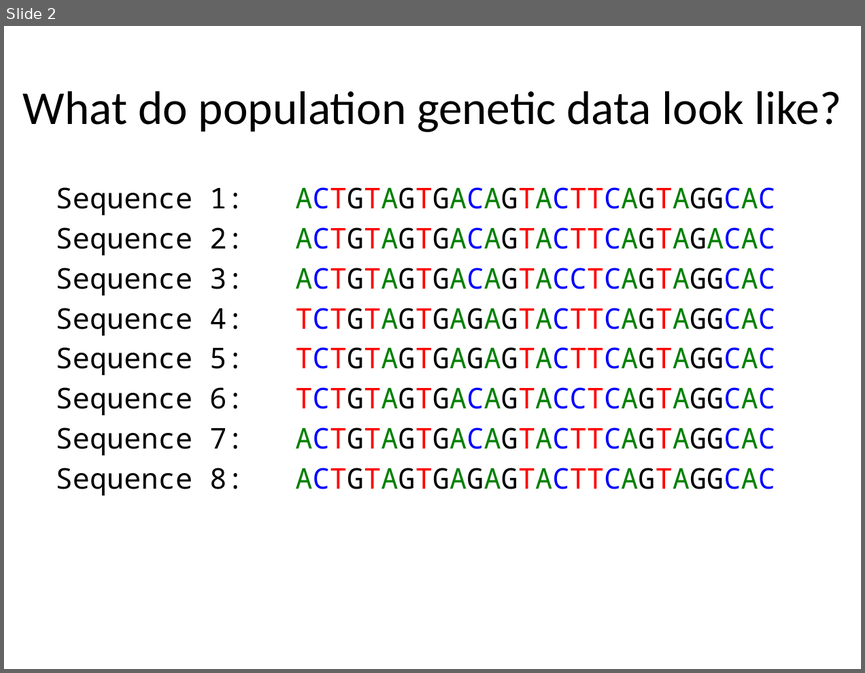
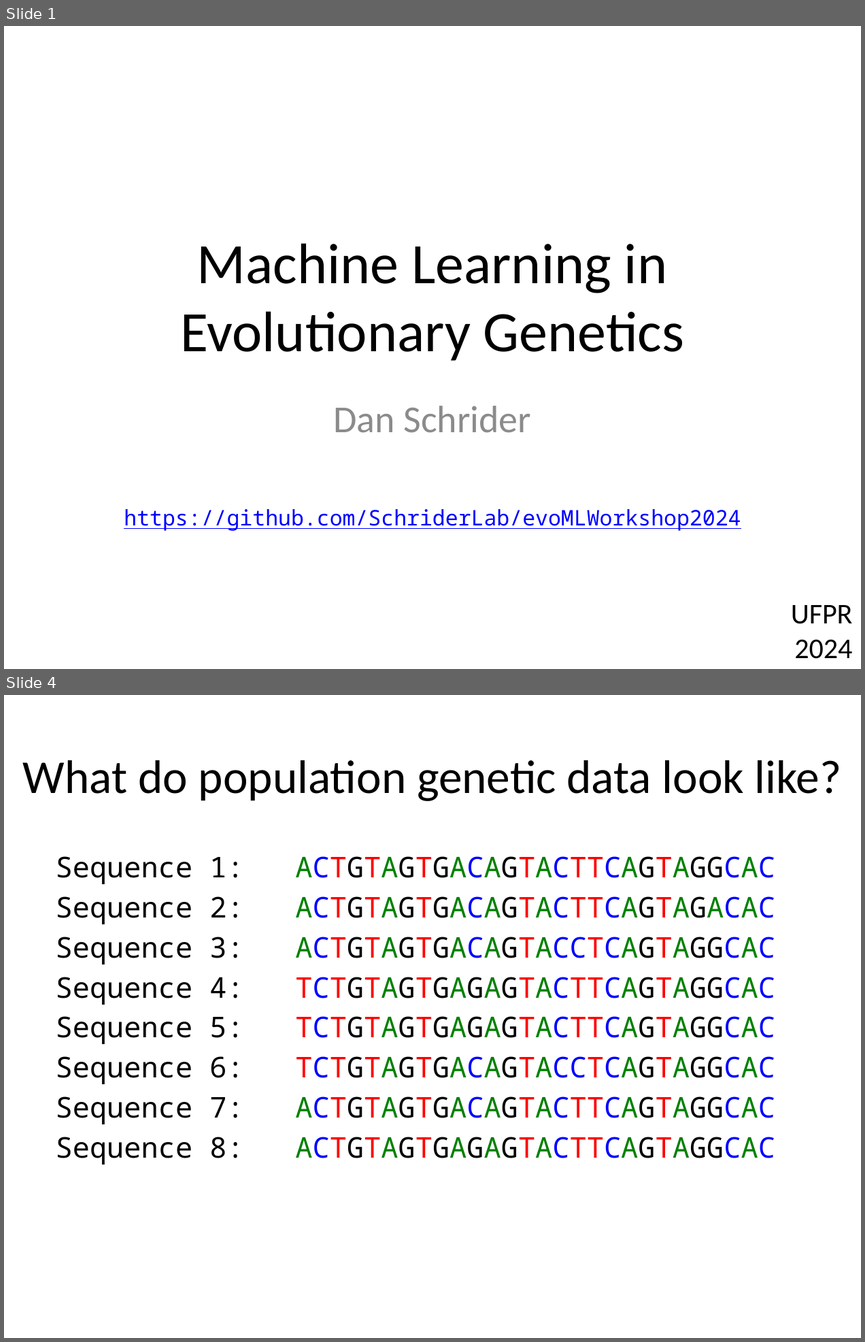
Before and after one commit to SchriderLab/evoMLWorkshop2024, a slide deck: day1/Part1_TheCoalescent.pptx. Shown one above the other, each under a label of ours: slide 2 before the commit, slides 1 and 4 after it; the slides between them are not shown. The pictures are 865x673 and 865x1342 pixels, drawn with LibreOffice and Linux fonts; fonts in the diff are those of the drawing. Boxes give left, top, right and bottom in pixels: in the first picture for what was removed or moved away, otherwise in the second. Text is boxed around its words. In the diff, an @@ line names an element or a change of style, - is before the commit and + after.

```diff
--- a/day1/Part1_TheCoalescent.pptx
+++ b/day1/Part1_TheCoalescent.pptx
@@ slide 1 added at [4, 26, 861, 669], background #FFFFFF @@
@@ title added at [180, 243, 684, 361], 48 pt, text #000000 @@
+Machine Learning in Evolutionary Genetics
@@ subtitle added at [333, 405, 531, 433], 32 pt, text #8C8C8C @@
+Dan Schrider
@@ text added at [124, 509, 740, 531], 18 pt, text #0000FF, underline @@
+https://github.com/SchriderLab/evoMLWorkshop2024
@@ text added at [791, 605, 853, 658], 24 pt, text #000000 @@
+UFPR
+2024
@@ what was slide 2 is now slide 4 @@
```
Also in this commit, not shown: 1 slide changed, 2 other slides added.
